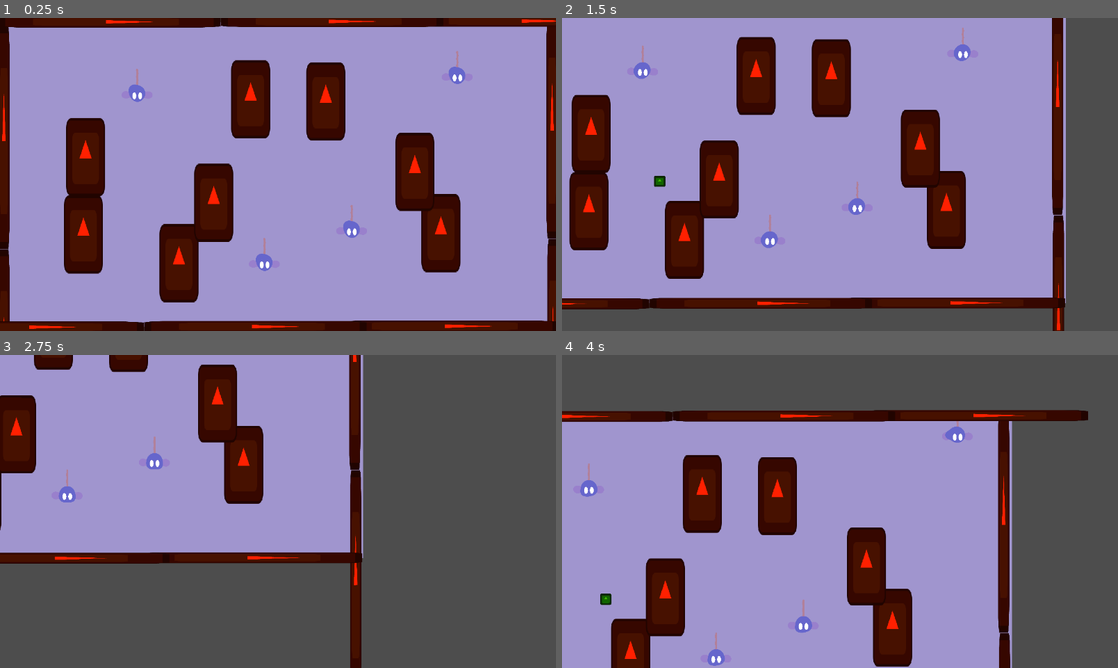
Above: before the commit, frames 1-4 (two rows, left to right).
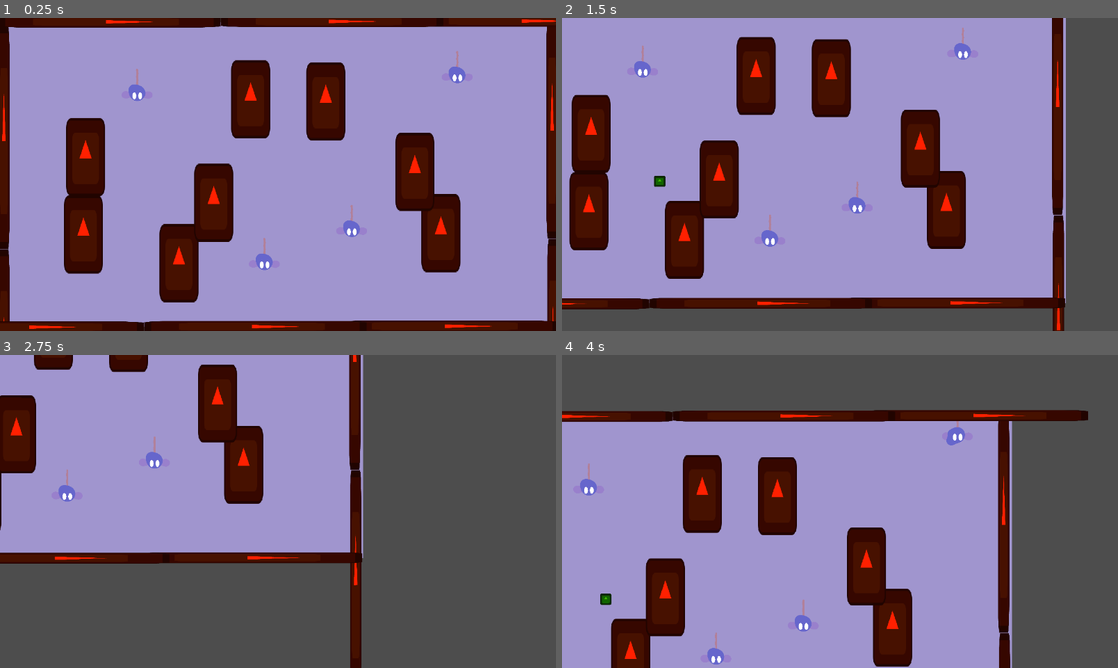
Above: after the commit, the same moments.

Repository: Sadathy/Wild-Jam-94
Game: Godot game, scene res://Scenes/Screens/tank.tscn
Same seed, same stepped clock (60 frames per second), same inputs: the game is played once before the commit and once after it. The engine's default icon, where the game draws it, is replaced by a stand-in: a white triangle on a blue panel in a dark square.
Inputs (mouse positions are in pixels of both pictures, inside the frame that each line leads up to):
- Up to frame 1 (0.25 s): no input
- Up to frame 2 (1.5 s): tap Enter at 0.5 s; move the mouse to (962, 158) at 0.52 s; hold D (right) 0.53-1.28 s; click (962, 158) at 0.67 s; move the mouse to (728, 190) at 1.27 s; hold Down (down) from 1.28 s (still down)
- Up to frame 3 (2.75 s): move the mouse to (333, 442) at 2.02 s; release Down (down) at 2.03 s; hold D (right) from 2.03 s (still down)
- Up to frame 4 (4 s): move the mouse to (812, 574) at 2.77 s; release D (right) at 2.78 s; hold W (up) 2.78-3.53 s; click (812, 574) at 2.92 s; move the mouse to (1006, 558) at 3.52 s; hold A (left) from 3.53 s (still down)

The runs differ from the first frame. In frame 1, less than 0.1% of the frame differs, in the area x 23-84%, y 15-81%; in frame 2, 0.1%; in frame 3, less than 0.1%; in frame 4, 0.1%, in the area x 3-73%, y 22-100%.

Commit message:
temporary shader TIME fix
commented out the section in the shader that uses TIME and replaced with a version with static numbers. looking into something that works better long term.

Diff:
--- a/game-jam-94/Resources/Shaders/blob_base.gdshader
+++ b/game-jam-94/Resources/Shaders/blob_base.gdshader
@@ -1,8 +1,6 @@
 shader_type canvas_item;
 
 uniform float speed : hint_range(0.0, 5.0) = 1.5;
-uniform float cutoff : hint_range(0.01, 1.0) = 0.1;
-uniform float smoothness : hint_range(0.001, 0.2) = 0.02;
 uniform float fluid_cohesion : hint_range(5.0, 30.0) = 14.0;
 uniform int number_of_blobs = 4;
 
@@ -31,7 +29,11 @@
         float offset = float(i) * 23.45;
 
 	//blob movement speeds up with blob's velocity. first brackets is stationary movement, second is when moving
-	float dynamic_time = (TIME * speed * 0.6) + (TIME * length(blob_velocity) * 4.0) + offset;
+	//float dynamic_time = (TIME * speed * 0.6) + (TIME * length(blob_velocity) * 4.0) + offset;
+
+	float dynamic_time = (250.0 * speed * 0.6) + (10.0 * length(blob_velocity) * 4.0) + offset;
+
+
 
 	//how far the blobs can go from the middle, first number is when its stationary, second when its moving
 	float radius = mix(0.2, 0.27, clamp(length(blob_velocity) * 3.0, 0.0, 1.0));
@@ -42,16 +44,15 @@
             cos(dynamic_time * 0.5 + sin(dynamic_time * 0.8))
         ) * radius;
 
-	//pushes the blobs to create a trail the oposite way to where it's going
+	//pushes the blobs to create a push the oposite way to where it's going
  	vec2 final_pos = orbit - direction;
-
 
 	// Each  blob is 30% smaller than the last
 	float blob_scale = 3.0 - (float(i) * 0.3);
 	 base += exp(-length(uv - final_pos) * fluid_cohesion) * blob_scale;
     }
 
-    //make edges sharp
+    //makes edges sharp
     float mask = smoothstep(0.15, 0.17, base);
 
 	//colour controls
--- a/game-jam-94/Scripts/Blob/blob.gd
+++ b/game-jam-94/Scripts/Blob/blob.gd
@@ -1,7 +1,6 @@
 extends CharacterBody2D
 
 var acceleration: float = 0.5
-var stopping_speed: float = 1.0
 var shader_velocity := Vector2.ZERO
 
 func _ready() -> void:
@@ -11,7 +10,8 @@
 func _physics_process(delta: float) -> void:
 
 	if velocity.length() < 1.0:
-		acceleration = stopping_speed
+		acceleration = 1.0
+	else: acceleration = 0.5;
 
 	#changes acceleration to stopping smoothly
 	shader_velocity = shader_velocity.lerp((velocity/300), acceleration * delta)
